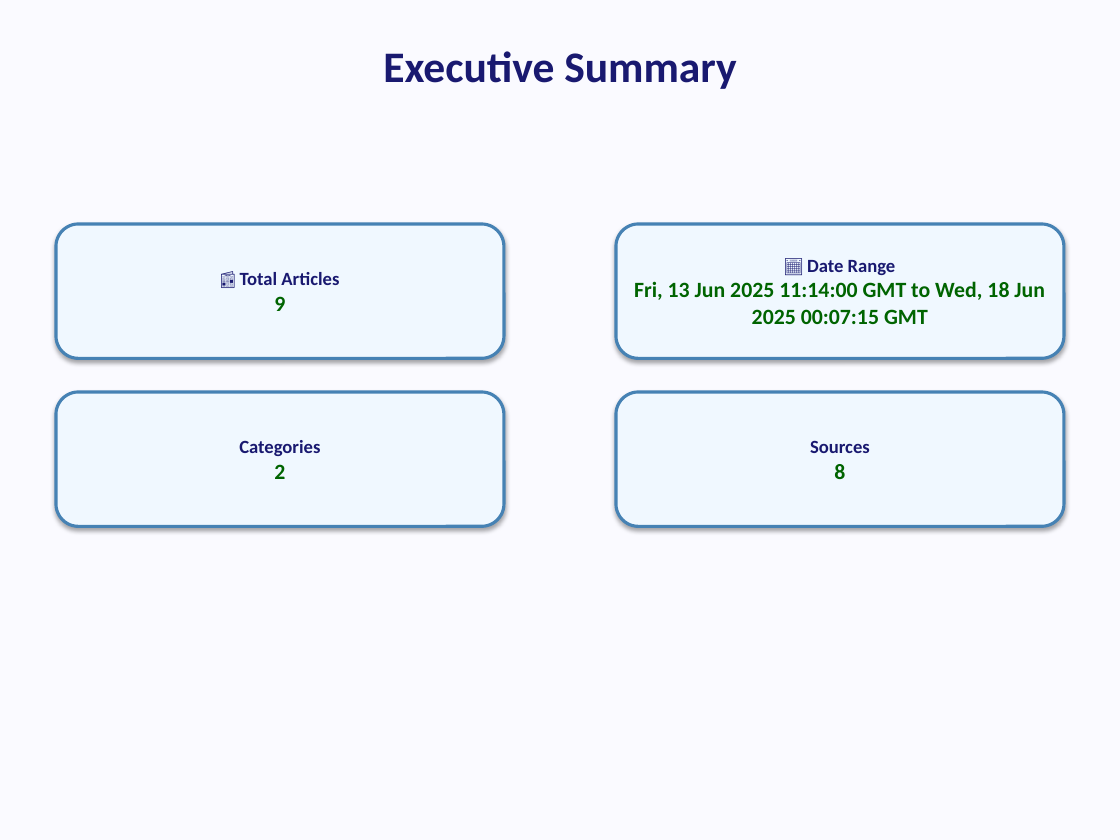
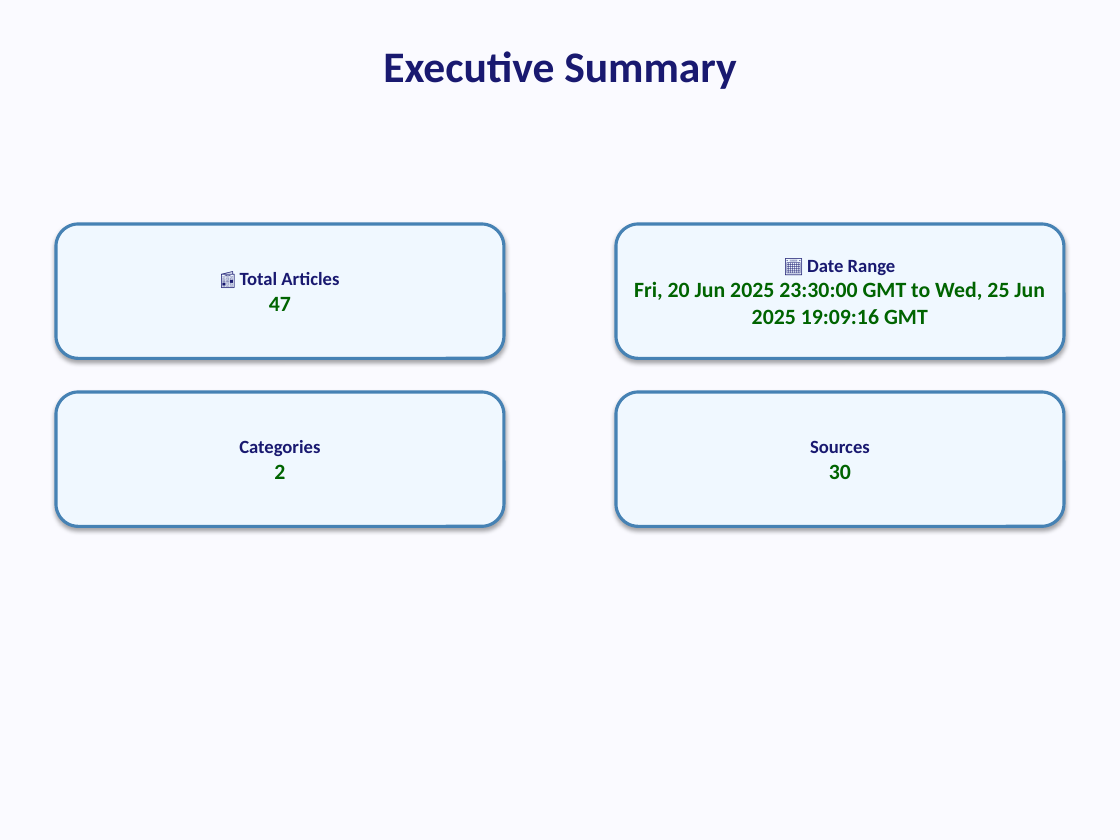
Before and after one commit to GriffinJolly/newsletter-generator, a slide deck: slide 2 of outputs/full_pipeline/Novo_Nordisk/ppt/Novo_Nordisk_consolidated_report.pptx. Drawn at 1120x840 pixels with LibreOffice and Linux fonts; fonts in the diff are those of the drawing. Boxes give left, top, right and bottom in pixels: in the first picture for what was removed or moved away, otherwise in the second. Text is boxed around its words. In the diff, an @@ line names an element or a change of style, - is before the commit and + after.

```diff
--- a/outputs/full_pipeline/Novo_Nordisk/ppt/Novo_Nordisk_consolidated_report.pptx
+++ b/outputs/full_pipeline/Novo_Nordisk/ppt/Novo_Nordisk_consolidated_report.pptx
@@ text in rounded rectangle at [269,297,291,311]: text changed @@
-9
+47
@@ text in rounded rectangle at [634,281,1045,324]: text changed @@
-Fri, 13 Jun 2025 11:14:00 GMT to Wed, 18 Jun 2025 00:07:15 GMT
+Fri, 20 Jun 2025 23:30:00 GMT to Wed, 25 Jun 2025 19:09:16 GMT
@@ text in rounded rectangle at [829,464,851,479]: text changed @@
-8
+30
```
Also in this commit, not shown: 13 other slides changed, 38 slides added, 8 other files.
